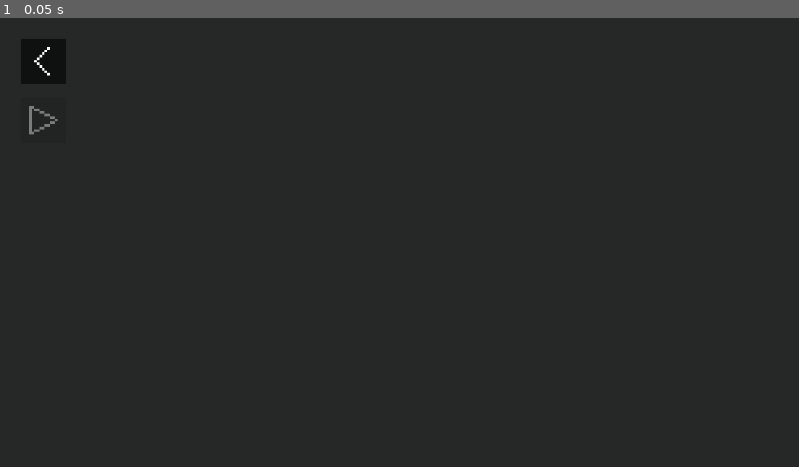
Above: before the commit, frame 1.
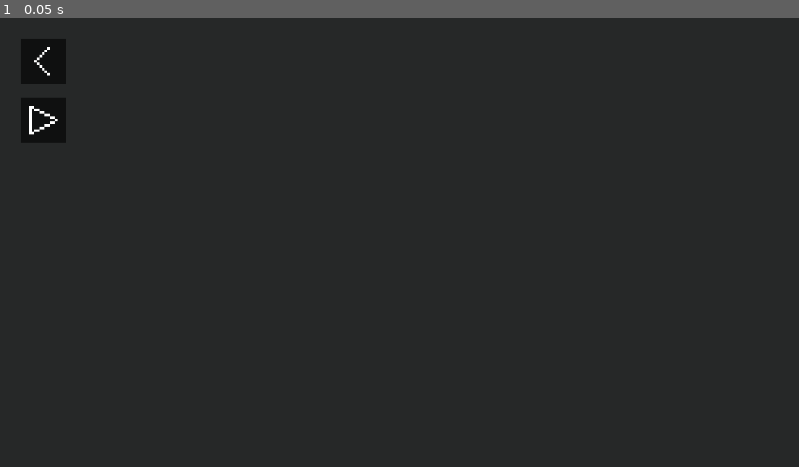
Above: after the commit, the same moment.

Repository: Andreabee0/Witches--Duel
Game: Godot game, scene res://scenes/menu/spell_select.tscn
Same seed, same stepped clock (60 frames per second), same inputs: the game is played once before the commit and once after it. This scene is started directly instead of the project's main scene.
Inputs:
- Up to frame 1 (0.05 s): no input

The runs differ from the first frame. In frame 1, less than 0.1% of the frame differs, in the area x 3-8%, y 19-27%.

Commit message:
Fix editor errors

Diff:
--- a/src/menu/perk_icon.gd
+++ b/src/menu/perk_icon.gd
@@ -11,7 +11,7 @@
 
 func set_color(value: Color) -> void:
 	color = value
-	if not $Filling:
+	if not has_node("Filling"):
 		return
 	$Filling.modulate = color
 
@@ -20,7 +20,7 @@
 	if not value in PerkRegistry.all_perks:
 		value = ""
 	selection = value
-	if not $Texture:
+	if not has_node("Texture"):
 		return
 	$Texture.visible = not selection.is_empty()
 	if not selection.is_empty():
--- a/src/menu/player_display.gd
+++ b/src/menu/player_display.gd
@@ -102,4 +102,5 @@
 
 
 func _exit_tree() -> void:
-	cursor.queue_free()
+	if cursor:
+		cursor.queue_free()
--- a/src/menu/spell_select.gd
+++ b/src/menu/spell_select.gd
@@ -3,6 +3,7 @@
 extends Control
 
 signal back_pressed
+signal play_pressed
 
 const BASE_PLAYER := preload("res://scenes/components/player_display.tscn")
 
@@ -27,7 +28,7 @@
 	ret.perk_slots = 1
 	if Engine.is_editor_hint():
 		ret.spell_slots = 4
-		ret.set_color(PlayerColor.colors[idx])
+		ret.set_color(PlayerColor.make())
 	else:
 		var player := Players.joined_order[idx]
 		ret.spell_slots = Players.get_stat(player, PlayerStats.SPELL_SLOTS)
@@ -36,11 +37,16 @@
 	return ret
 
 
+func update_can_play() -> void:
+	play_button.disabled = not Players.all_joined_selected_spells()
+
+
 func _ready() -> void:
 	if Engine.is_editor_hint():
 		set_player_count(player_count)
 	else:
 		set_player_count(Players.get_joined_count())
+		update_can_play()
 
 
 func _on_back_pressed() -> void:
@@ -48,4 +54,4 @@
 
 
 func _on_play_pressed() -> void:
-	print("play!")
+	play_pressed.emit()
